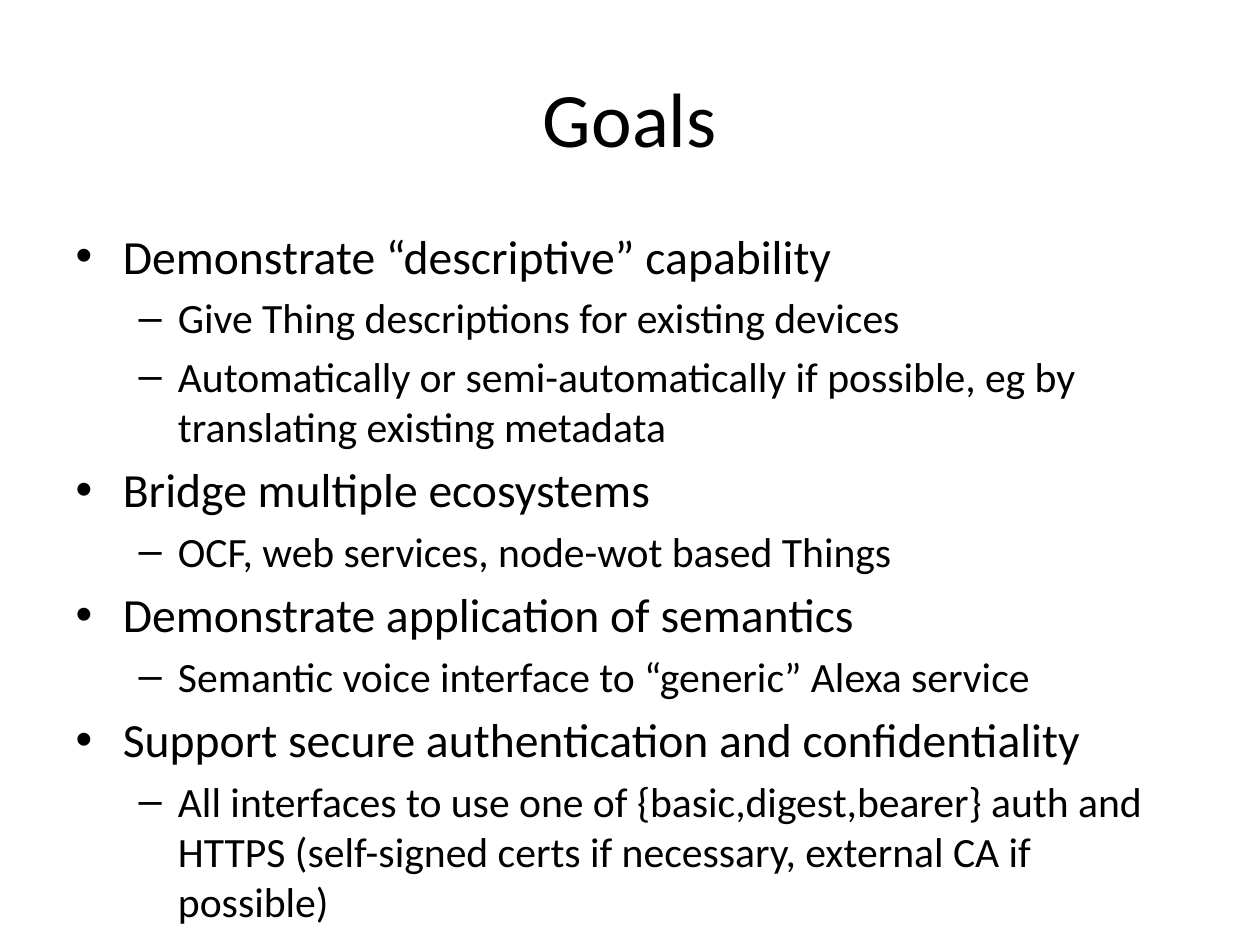
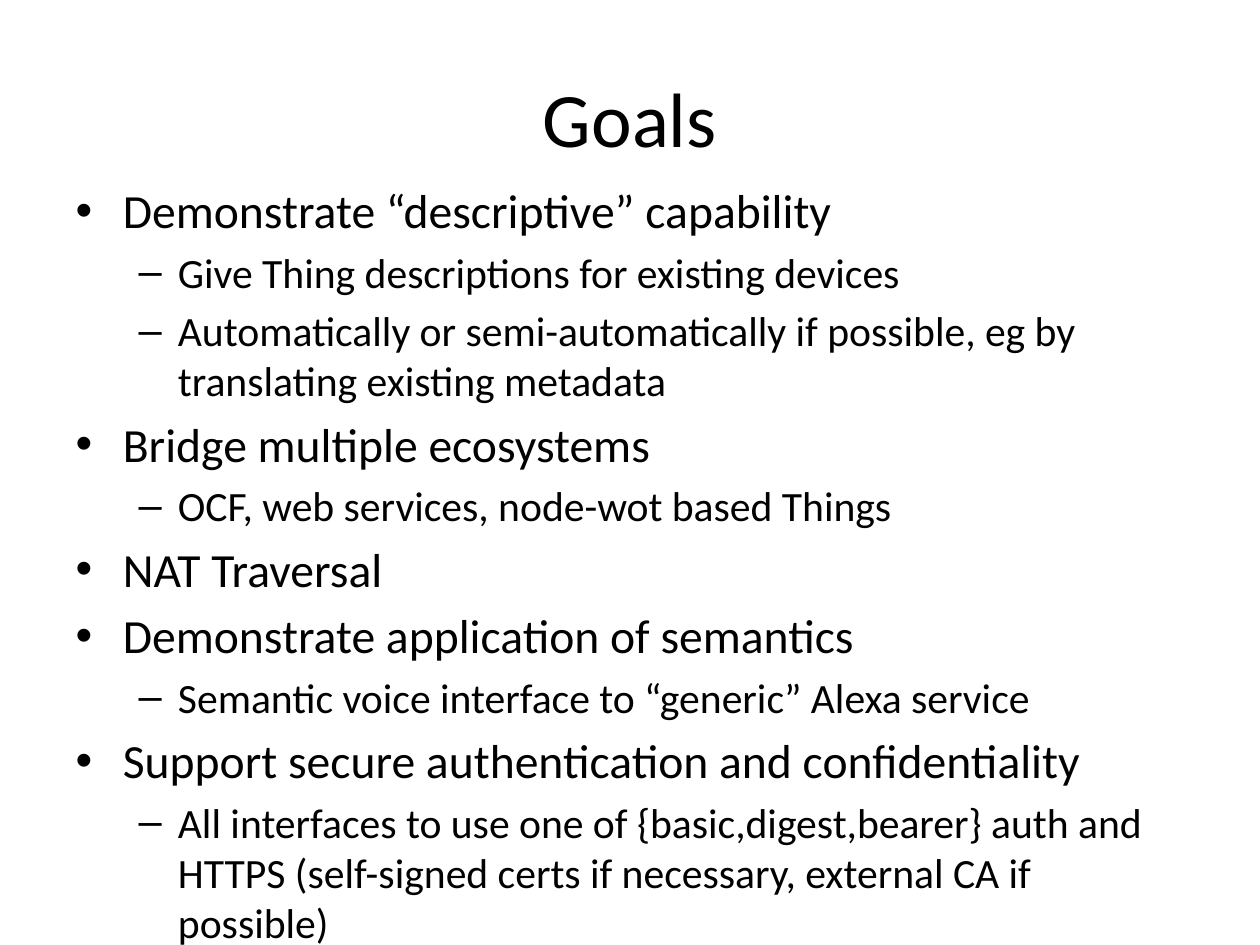
Before and after one commit to w3c/wot, a slide deck: slide 2 of plugfest/2018-bundang/Intel-Bundang-PlugFest-Preparation.pptx. Drawn at 1260x945 pixels with LibreOffice and Linux fonts; fonts in the diff are those of the drawing. Boxes give left, top, right and bottom in pixels: in the first picture for what was removed or moved away, otherwise in the second. Text is boxed around its words. In the diff, an @@ line names an element or a change of style, - is before the commit and + after.

Commit message:
Update Intel plugfest preparation presentations
Include diagram of planned configuration.

```diff
--- a/plugfest/2018-bundang/Intel-Bundang-PlugFest-Preparation.pptx
+++ b/plugfest/2018-bundang/Intel-Bundang-PlugFest-Preparation.pptx
@@ text "Demonstrate “descriptive” capability": place and size @@
-text "Demonstrate “descriptive” capability" at bbox=[123, 239, 1142, 924]
+text "Demonstrate “descriptive” capability" at bbox=[123, 193, 1142, 895]
@@ text at bbox=[123, 554, 382, 588]: paragraph added @@
+• NAT Traversal
```
Also in this commit, not shown: 1 other slide changed, 1 slide added, 1 other file.
